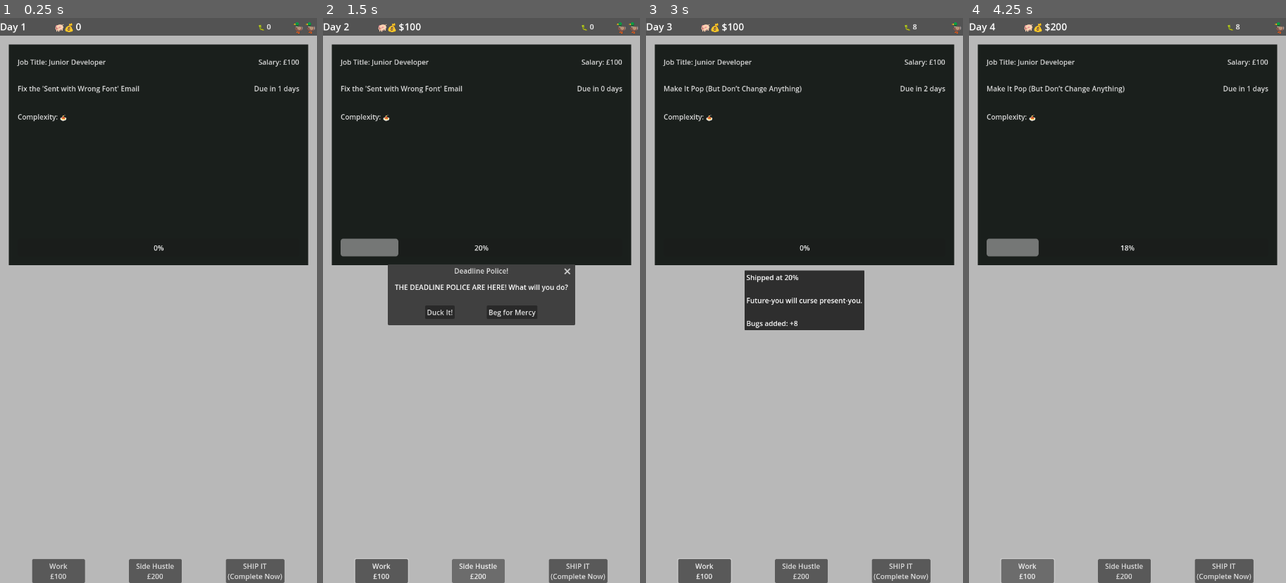
Above: before the commit, frames 1-4 (left to right).
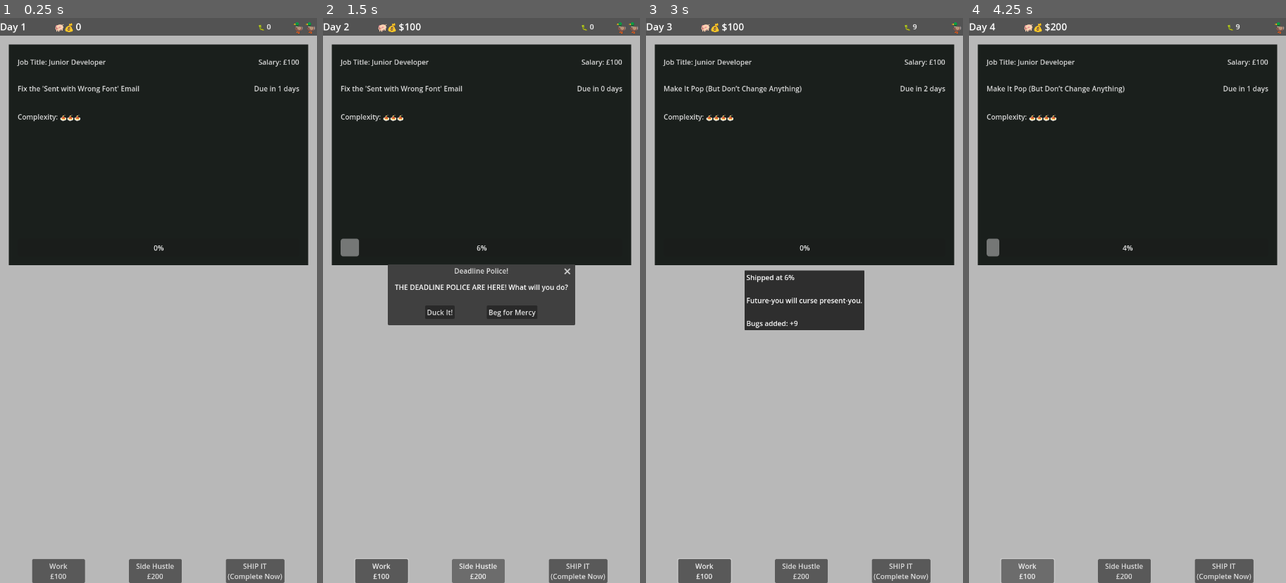
Above: after the commit, the same moments.

Repository: lmchoi/alt-f-this
Game: Godot game, scene res://scenes/game_ui.tscn
The game is run twice, just before and just after one commit, with the same random seed, the same clock (stepped at 60 frames per second) and the same inputs.
Inputs:
- Up to frame 1 (0.25 s): no input
- Up to frame 2 (1.5 s): click "Work £100" at 0.5 s; click "Side Hustle £200" at 1.25 s
- Up to frame 3 (3 s): click "SHIP IT (Complete Now)" at 2 s; click "Duck It!" at 2.75 s
- Up to frame 4 (4.25 s): click "Work £100" at 3.5 s

The runs differ from the first frame. In frame 1, less than 0.1% of the frame differs, in the area x 21-26%, y 17-19%; in frame 2, 0.5%; in frame 3, less than 0.1%; in frame 4, 0.5%, in the area x 9-86%, y 1-43%.

Commit message:
Add task complexity logic to slow progress

Diff:
--- a/autoloads/game_manager.gd
+++ b/autoloads/game_manager.gd
@@ -95,8 +95,9 @@
 	# wait response to work_event
 
 	var bug_multiplier = get_bug_multiplier()
-	var work = 20.0 / bug_multiplier
+	var work = 20.0 / (current_task.complexity * bug_multiplier)
 	current_task.do_work(work)
+	print("Progress: +%.1f%% (complexity: %d, bugs: %d)" % [work, current_task.complexity, bugs])
 
 	# update player state
 	money += salary
--- a/autoloads/task_manager.gd
+++ b/autoloads/task_manager.gd
@@ -11,6 +11,11 @@
 
 func get_random_task(today_date: int = 1) -> Task:
 	var random_index = randi() % 10
-	var task = _tasks[random_index]
-	print("new task: " + task["title"])
-	return Task.new(today_date, task["title"], task["allowed_time"])
+	var task_data = _tasks[random_index]
+	print("new task: " + task_data["title"] + " (complexity: " + str(task_data["complexity"]) + ")")
+	var new_task = Task.new()
+	new_task.title = task_data["title"]
+	new_task.complexity = task_data["complexity"]
+	new_task.due_day = today_date + task_data["allowed_time"]
+	new_task.progress = 0
+	return new_task
--- a/scenes/game_ui.gd
+++ b/scenes/game_ui.gd
@@ -32,6 +32,7 @@
 
 func _on_current_task_updated(current_task: Task):
 	$"%TaskLabel".text = current_task.title
+	_update_complexity_label(current_task.complexity)
 
 func _on_work_button_pressed():
 	GameManager.do_work()
@@ -55,6 +56,13 @@
 
 func _update_bugs_label(new_amount: int):
 	bugs_label.text = "🐛 " + str(new_amount)
+
+func _update_complexity_label(complexity: int):
+	# Spaghetti code indicator (more spaghetti = more complex)
+	var spaghetti = ""
+	for i in range(complexity):
+		spaghetti += "🍝"
+	$"%ComplexityLabel".text = "Complexity: " + spaghetti
 
 func _on_event_occurred(event: Dictionary):
 	if event.text != "":
--- a/scripts/resources/task.gd
+++ b/scripts/resources/task.gd
@@ -2,11 +2,13 @@
 extends Resource
 
 @export var title := "Fix CEO's PowerPoint"
+@export var complexity := 5  # 1-10 scale (affects work speed)
 @export var due_day := 5 # Day number (e.g., Day 3)
 @export var progress := 0
 
-func _init(today_date: int = 1, new_title: String = "Fix CEO's PowerPoint", allowed_time: int = 3):
+func _init(today_date: int = 1, new_title: String = "Fix CEO's PowerPoint", allowed_time: int = 3, task_complexity: int = 5):
 	title = new_title
+	complexity = task_complexity
 	due_day = today_date + allowed_time
 	progress = 0
 
